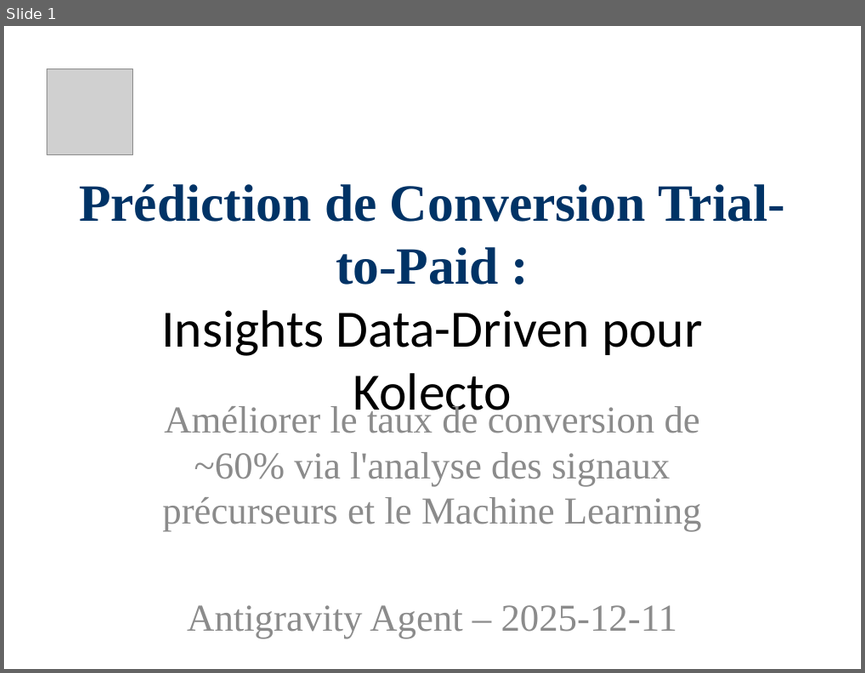
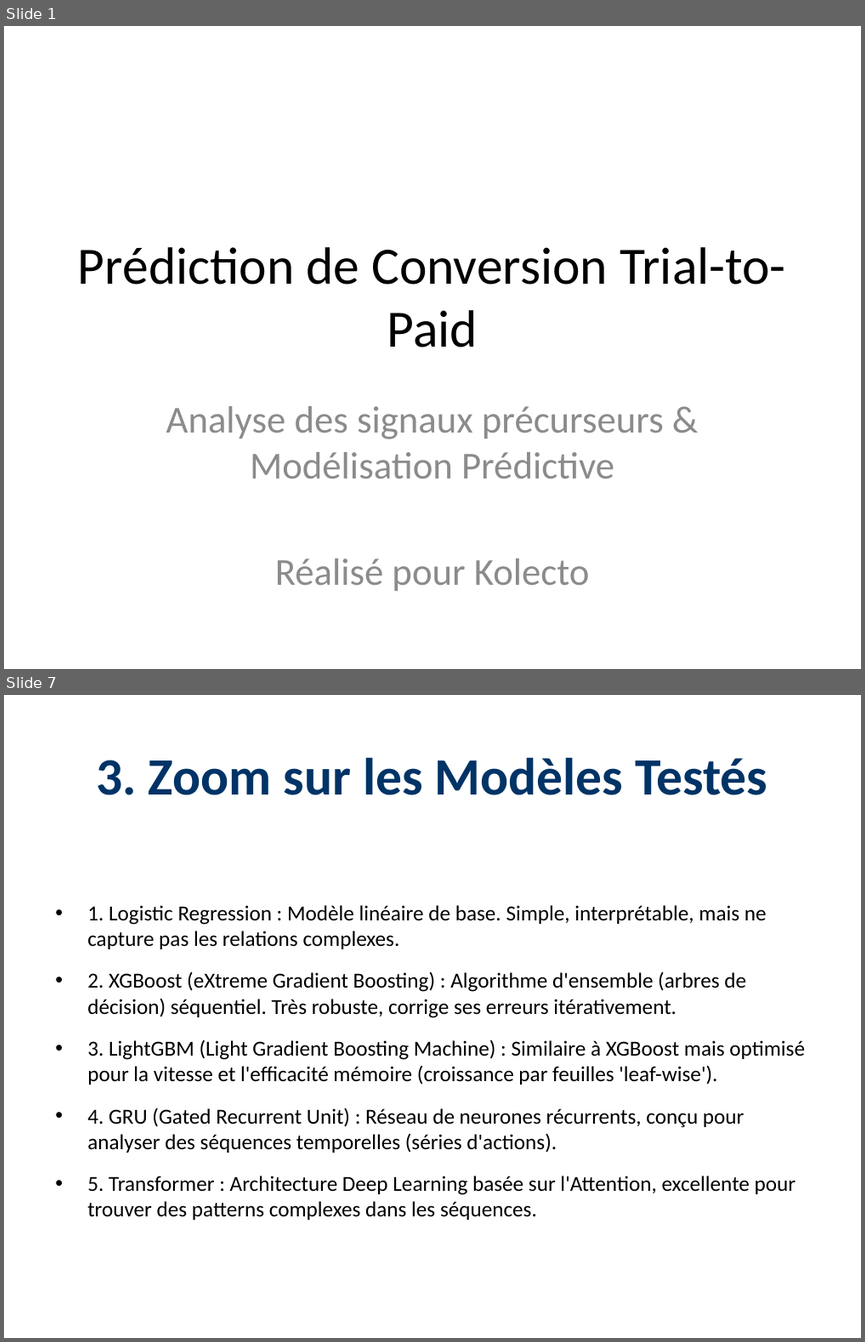
Before and after one commit to Paulino-Cristovao/churn_predictions, a slide deck: Presentations_Resultats_Projet.pptx. Shown one above the other, each under a label of ours: slide 1 before the commit, slides 1 and 7 after it; the slides between them are not shown. The pictures are 865x673 and 865x1342 pixels, drawn with LibreOffice and Linux fonts; fonts in the diff are those of the drawing; grey boxes stand for pictures. Boxes give left, top, right and bottom in pixels: in the first picture for what was removed or moved away, otherwise in the second. Text is boxed around its words. In the diff, an @@ line names an element or a change of style, - is before the commit and + after.

```diff
--- a/Presentations_Resultats_Projet.pptx
+++ b/Presentations_Resultats_Projet.pptx
@@ slide 7 added at bbox=[4, 695, 861, 1338], background #FFFFFF @@
@@ title added at bbox=[96, 757, 767, 795], 44 pt, text #003366, bold @@
+3. Zoom sur les Modèles Testés
@@ text added at bbox=[87, 905, 805, 1219], 18 pt, text #000000 @@
+• 1. Logistic Regression : Modèle linéaire de base. Simple, interprétable, mais ne capture pas les relations complexes.
+• 2. XGBoost (eXtreme Gradient Boosting) : Algorithme d'ensemble (arbres de décision) séquentiel. Très robuste, corrige ses erreurs itérativement.
+• 3. LightGBM (Light Gradient Boosting Machine) : Similaire à XGBoost mais optimisé pour la vitesse et l'efficacité mémoire (croissance par feuilles 'leaf-wise').
+• 4. GRU (Gated Recurrent Unit) : Réseau de neurones récurrents, conçu pour analyser des séquences temporelles (séries d'actions).
+• 5. Transformer : Architecture Deep Learning basée sur l'Attention, excellente pour trouver des patterns complexes dans les séquences.
@@ slide 1 changed as well @@
@@ picture removed at bbox=[46, 68, 132, 154] @@
@@ title at bbox=[78, 247, 786, 347]: text changed; font Times New Roman to Calibri; text colour #003366 to #000000; bold off @@
-Prédiction de Conversion Trial-to-Paid :
-Insights Data-Driven pour Kolecto
+Prédiction de Conversion Trial-to-Paid
@@ subtitle at bbox=[166, 406, 664, 590]: text changed; font Times New Roman to Calibri @@
-Améliorer le taux de conversion de ~60% via l'analyse des signaux précurseurs et le Machine Learning
-Antigravity Agent – 2025-12-11
+Analyse des signaux précurseurs & Modélisation Prédictive
+Réalisé pour Kolecto
```
Also in this commit, not shown: 3 other slides changed, 9 other slides added, 6 slides removed, 1 other file.
